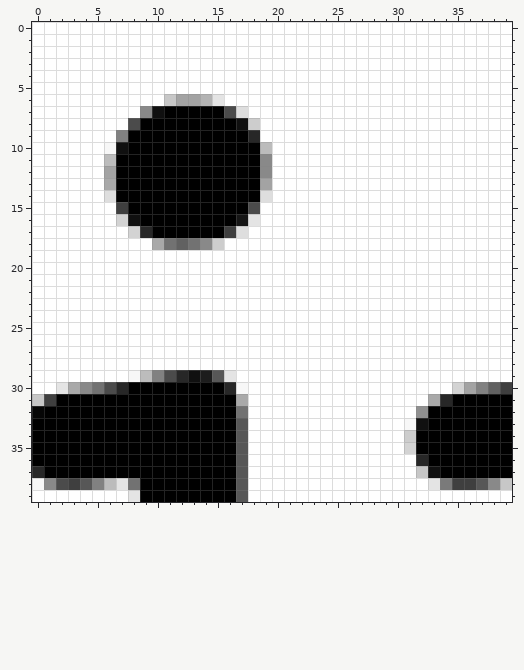
Two states of a pixel-art sprite, assets/buildings/mine.png. That is the earlier state.
The file is 40x40 pixels. Colours within 5 levels of each other are drawn and written as one.
Once edited:
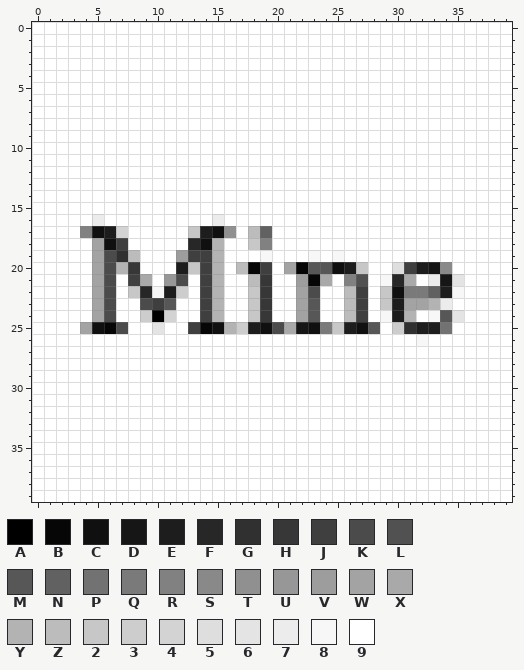
Palette (. is transparent): A #000000  B #060606  C #101010  D #161616  E #1d1d1d  F #272727  G #303030  H #373737  J #3f3f3f  K #4b4b4b  L #515151  M #575757  N #616161  P #727272  Q #7a7a7a  R #818181  S #898989  T #909090  U #979797  V #9d9d9d  W #a3a3a3  X #a9a9a9  Y #b3b3b3  Z #bcbcbc  2 #c7c7c7  3 #cdcdcd  4 #d3d3d3  5 #dedede  6 #e4e4e4  7 #ececec  8 #f7f7f7  9 #ffffff
Changes in this commit:
Changed rows in their new state; - is an unchanged pixel.
first column x 0:
 6 -----------99999------------------------
 7 ---------999999999----------------------
 8 --------99999999999---------------------
 9 -------999999999999---------------------
10 ------99999999999999--------------------
11 ------99999999999999--------------------
12 ------99999999999999--------------------
13 ------99999999999999--------------------
14 ------99999999999999--------------------
15 -------999999999999---------------------
16 -----7-999999997999---------------------
17 ----RCE4999992ECT9ZN--------------------
18 -----WCJ--999FCY--2R--------------------
19 -----WKGZ---VJJY---8---8-8--------------
20 -----WKYH---E2JY-ZBJ-WBMMCE2--5JEDS-----
21 -----WK-JX-UK-JY--ZH--VBX-RL-8FX-7D6----
22 -----WK-2F8E3-JY--2H--WK--ZJ-2CQQNE8----
23 -----WK--KJM--JY--2H--WM--ZJ-2EWWY7-----
24 -----WK--3A4--JY--2H--WM--ZJ-8EY-8M6----
25 ----WCBK--6--JBCY3ECKXDCQ2ECM-3GEEP-----
26 --------------------------------8-------
29 --------999999999-----------------------
30 --9999999999999999-----------------99999
31 999999999999999999---------------9999999
32 999999999999999999--------------99999999
33 999999999999999999-------------999999999
34 999999999999999999-------------999999999
35 999999999999999999-------------999999999
36 999999999999999999--------------99999999
37 999999999999999999--------------99999999
38 999999999999999999---------------9999999
39 --------9999999999----------------------
Pixel boxes of the changes (left, top, right, bottom) in both pictures:
changed: (32, 94, 512, 502)
